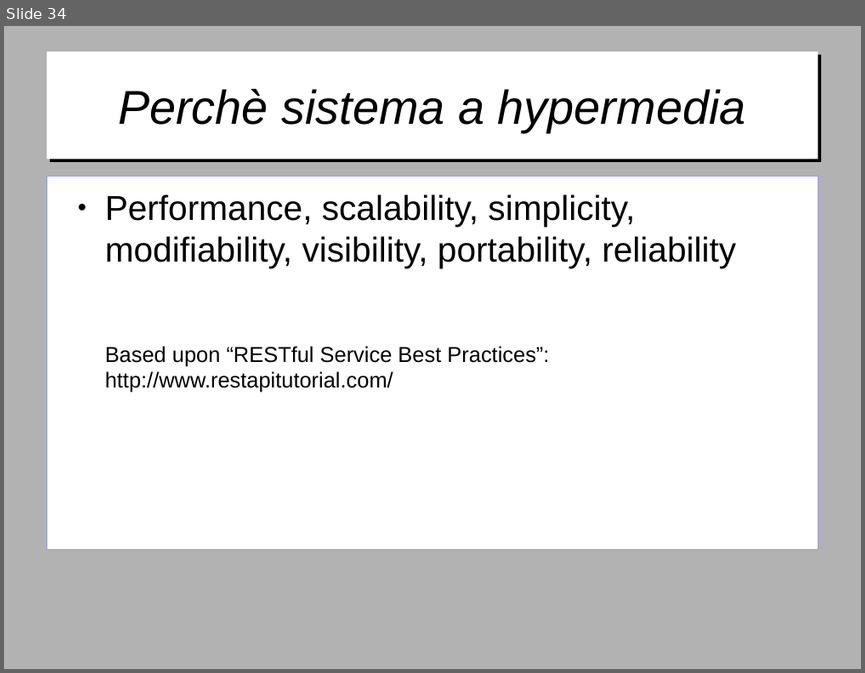
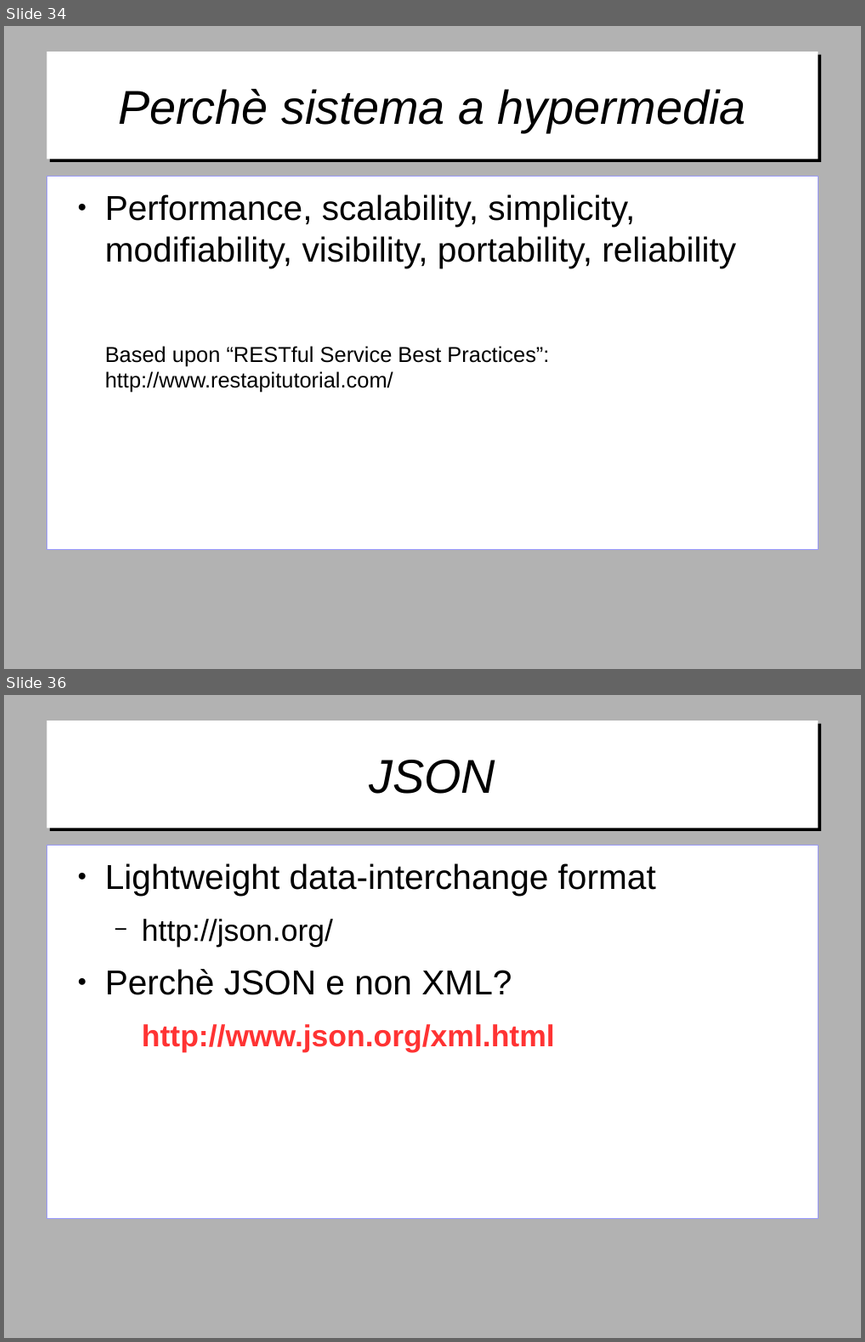
Before and after one commit to gitfer/ARXCourse, a slide deck: ARXCourse.odp. Shown one above the other, each under a label of ours: slide 34 before the commit, slides 34 and 36 after it; the slides between them are not shown. The pictures are 865x673 and 865x1342 pixels, drawn with LibreOffice and Linux fonts; fonts in the diff are those of the drawing; background and template pictures are left out. Boxes give left, top, right and bottom in pixels: in the first picture for what was removed or moved away, otherwise in the second. Text is boxed around its words. In the diff, an @@ line names an element or a change of style, - is before the commit and + after.

Commit message:
Aggiunto Auth, Tools e JSON

```diff
--- a/ARXCourse.odp
+++ b/ARXCourse.odp
@@ slide 36 added at (x1=4, y1=695, x2=861, y2=1338), background #B2B2B2 @@
@@ title added at (x1=46, y1=721, x2=818, y2=828), fill #FFFFFF, 44 pt, text #000000, italic @@
+JSON
@@ text added at (x1=46, y1=845, x2=818, y2=1219), fill #FFFFFF, outline #9999FF 0 pt, 32 pt, text #000000 @@
+● Lightweight data-interchange format
+  − http://json.org/
+● Perchè JSON e non XML?
+  http://www.json.org/xml.html
```
Also in this commit, not shown: 2 other slides added.
